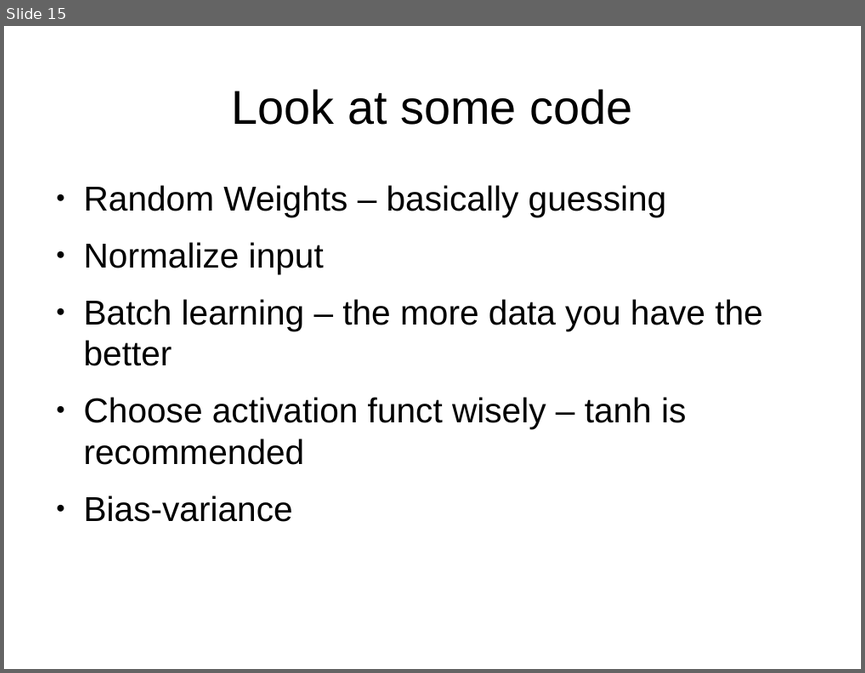
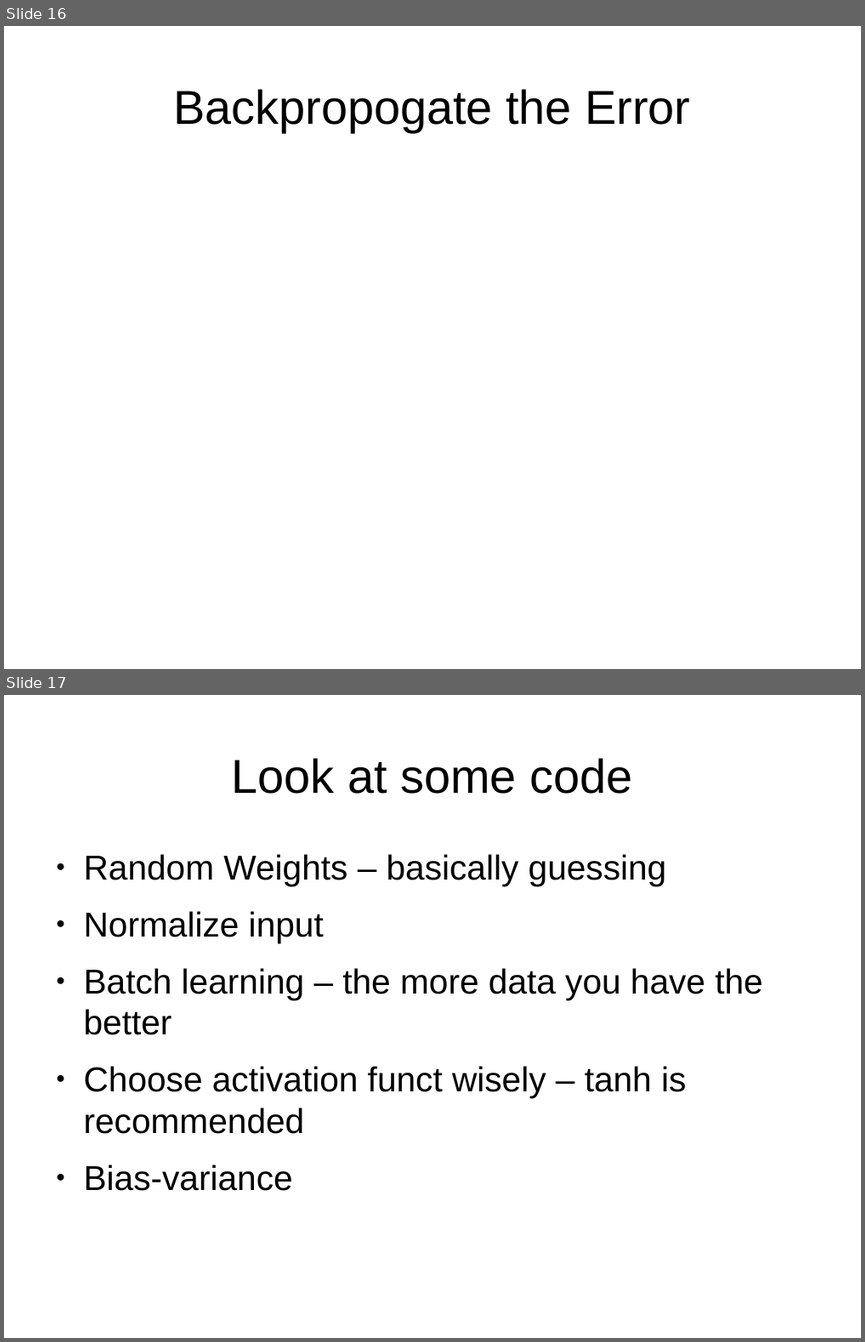
Before and after one commit to gmicros/annBrownBag, a slide deck: pres.odp. Shown one above the other, each under a label of ours: slide 15 before the commit, slides 16 and 17 after it. The pictures are 865x673 and 865x1342 pixels, drawn with LibreOffice and Linux fonts; fonts in the diff are those of the drawing. Boxes give left, top, right and bottom in pixels: in the first picture for what was removed or moved away, otherwise in the second. Text is boxed around its words. In the diff, an @@ line names an element or a change of style, - is before the commit and + after.

```diff
--- a/pres.odp
+++ b/pres.odp
@@ slide 16 added at [4,26,861,669], background #FFFFFF @@
@@ title added at [173,89,690,132], 44 pt, text #000000 @@
+Backpropogate the Error
@@ what was slide 15 is now slide 17 @@
```
Also in this commit, not shown: 4 slides changed, 2 other slides added, 10 other files.
